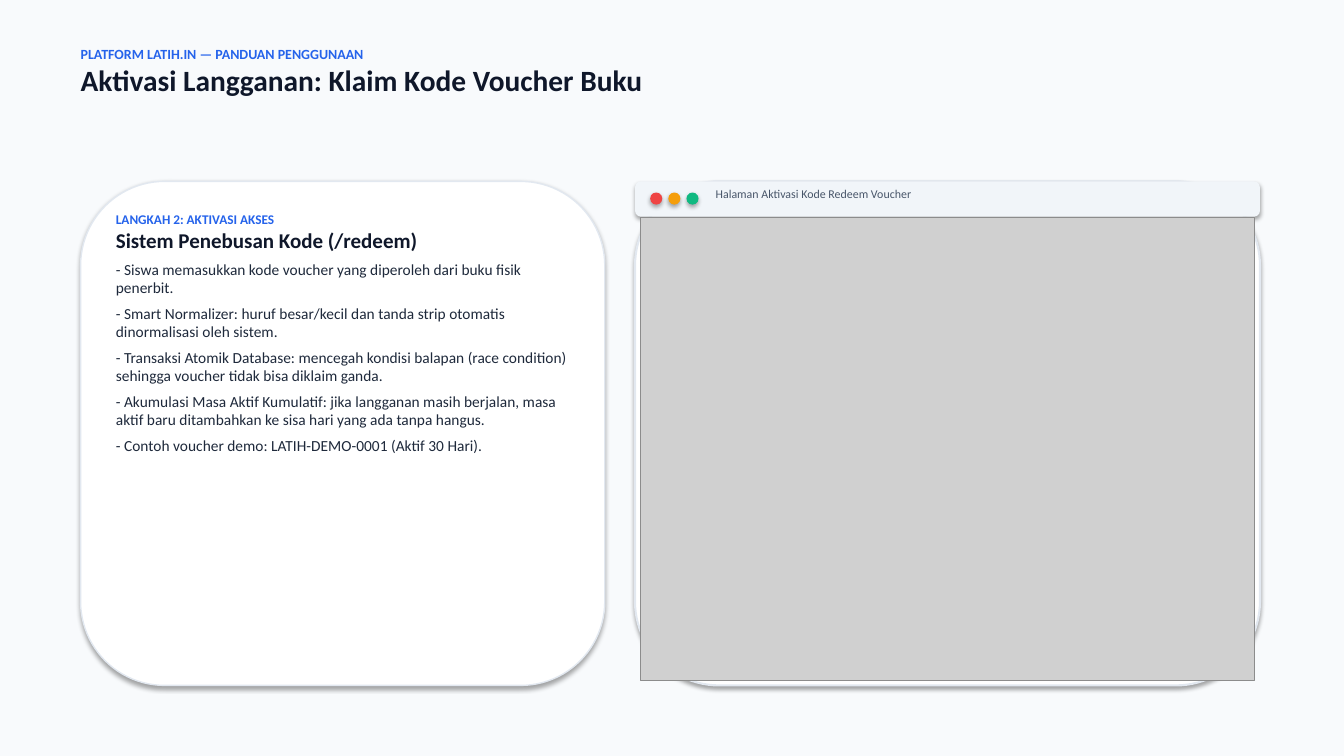
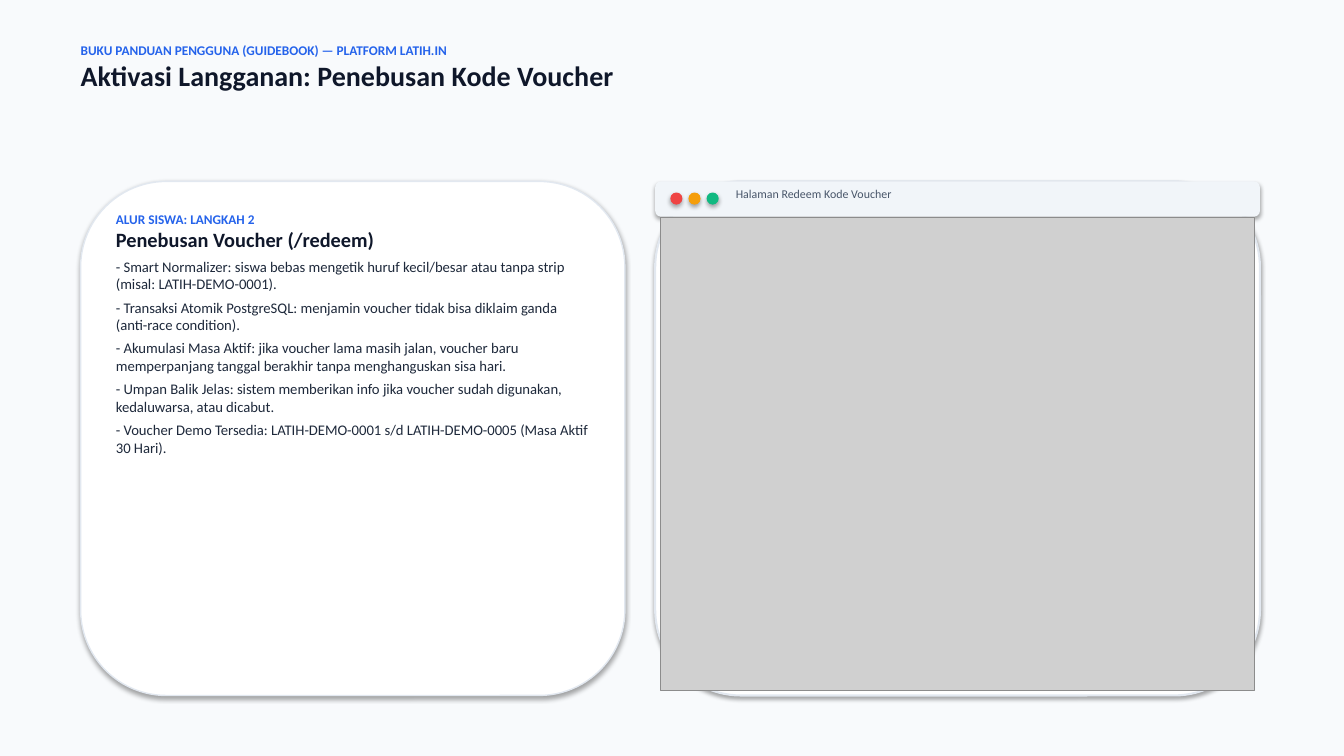
Before and after one commit to Salman-artz/latih.in, a slide deck: slide 6 of guidebook.pptx (slide 5 before the commit). Drawn at 1344x756 pixels with LibreOffice and Linux fonts; fonts in the diff are those of the drawing; grey boxes stand for pictures. Boxes give left, top, right and bottom in pixels: in the first picture for what was removed or moved away, otherwise in the second. Text is boxed around its words. In the diff, an @@ line names an element or a change of style, - is before the commit and + after.

Commit message:
docs: update guidebook.pptx with screenshots on every slide

```diff
--- a/guidebook.pptx
+++ b/guidebook.pptx
@@ text at <box>81,45,613,91</box>: text changed; size 21 to 9.5 pt; text colour #0F172A to #2563EB @@
-PLATFORM LATIH.IN — PANDUAN PENGGUNAAN
-Aktivasi Langganan: Klaim Kode Voucher Buku
+BUKU PANDUAN PENGGUNA (GUIDEBOOK) — PLATFORM LATIH.IN
+Aktivasi Langganan: Penebusan Kode Voucher
@@ rounded rectangle: place and size @@
-rounded rectangle at <box>81,181,605,686</box>
+rounded rectangle at <box>81,181,625,696</box>
@@ rounded rectangle: place and size @@
-rounded rectangle at <box>635,181,1260,217</box>
+rounded rectangle at <box>655,181,1260,217</box>
@@ rounded rectangle: place and size @@
-rounded rectangle at <box>635,181,1260,686</box>
+rounded rectangle at <box>655,181,1260,696</box>
@@ 3 ellipses: place and size @@
-3 ellipses at <box>650,193,699,205</box>
+3 ellipses at <box>670,193,719,205</box>
@@ text at <box>736,189,891,198</box>: text changed @@
-Halaman Aktivasi Kode Redeem Voucher
+Halaman Redeem Kode Voucher
@@ text at <box>116,215,588,455</box>: text changed; size 11 to 10.5 pt @@
-LANGKAH 2: AKTIVASI AKSES
-Sistem Penebusan Kode (/redeem)
-- Siswa memasukkan kode voucher yang diperoleh dari buku fisik penerbit.
-- Smart Normalizer: huruf besar/kecil dan tanda strip otomatis dinormalisasi oleh sistem.
-- Transaksi Atomik Database: mencegah kondisi balapan (race condition) sehingga voucher tidak bisa diklaim ganda.
-- Akumulasi Masa Aktif Kumulatif: jika langganan masih berjalan, masa aktif baru ditambahkan ke sisa hari yang ada tanpa hangus.
-- Contoh voucher demo: LATIH-DEMO-0001 (Aktif 30 Hari).
+ALUR SISWA: LANGKAH 2
+Penebusan Voucher (/redeem)
+- Smart Normalizer: siswa bebas mengetik huruf kecil/besar atau tanpa strip (misal: LATIH-DEMO-0001).
+- Transaksi Atomik PostgreSQL: menjamin voucher tidak bisa diklaim ganda (anti-race condition).
+- Akumulasi Masa Aktif: jika voucher lama masih jalan, voucher baru memperpanjang tanggal berakhir tanpa menghanguskan sisa hari.
+- Umpan Balik Jelas: sistem memberikan info jika voucher sudah digunakan, kedaluwarsa, atau dicabut.
+- Voucher Demo Tersedia: LATIH-DEMO-0001 s/d LATIH-DEMO-0005 (Masa Aktif 30 Hari).
@@ picture: place and size @@
-picture at <box>640,218,1255,681</box>
+picture at <box>660,218,1255,691</box>
```
Also in this commit, not shown: 6 other slides changed, 8 slides added, 4 slides removed.
